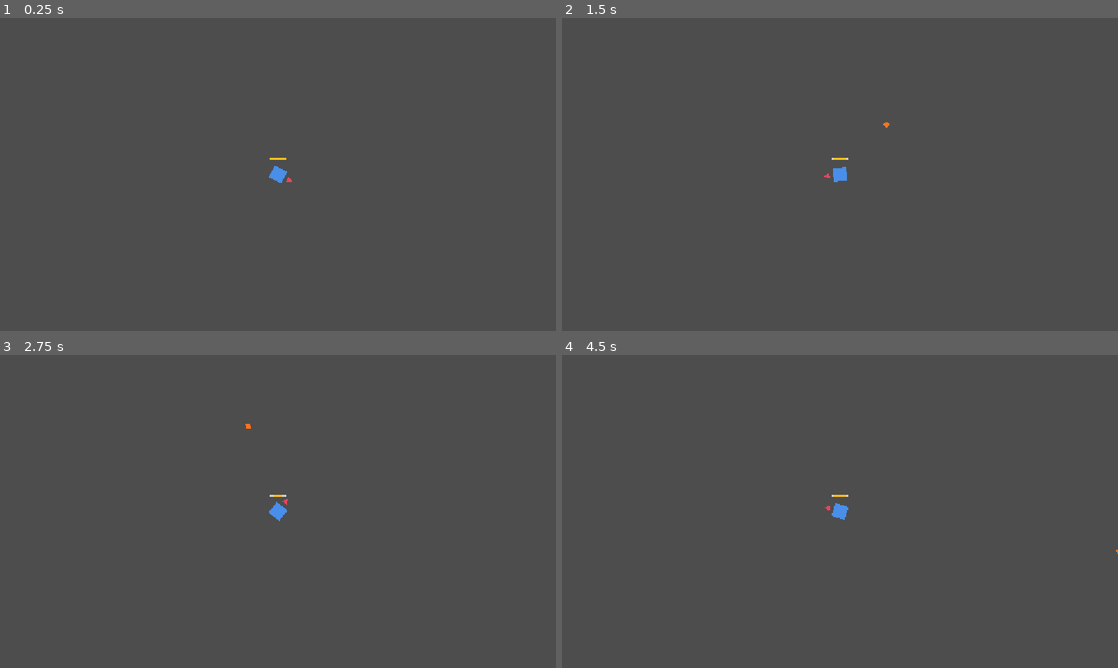
Above: before the commit, frames 1-4 (two rows, left to right).
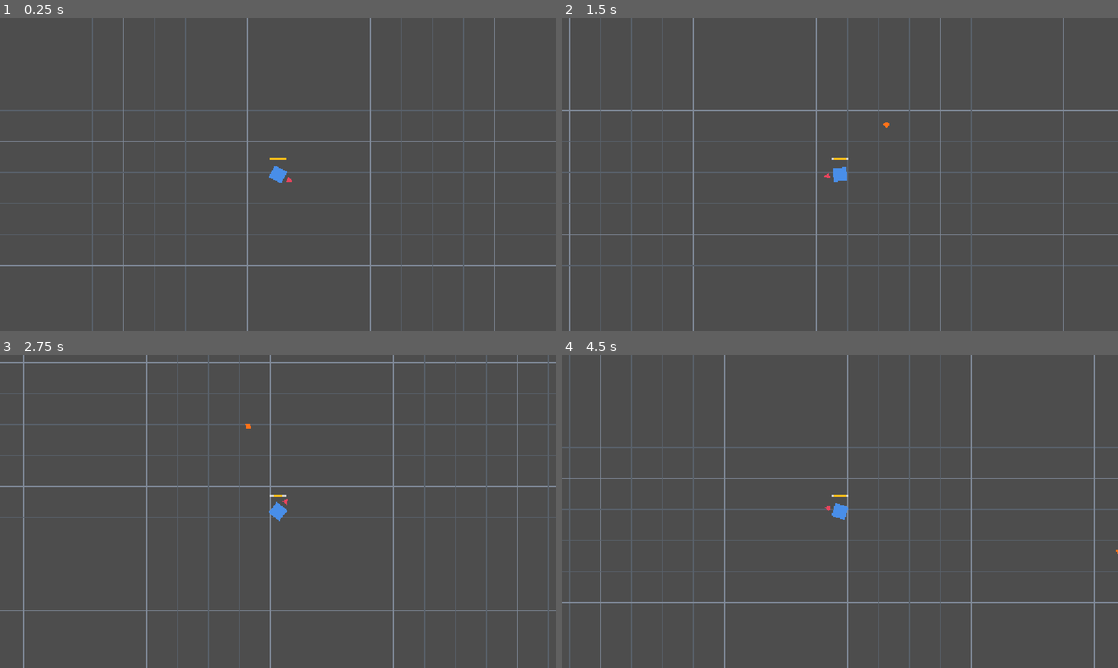
Above: after the commit, the same moments.

Repository: BestestGameStudio/gangU
Game: Godot game, scene res://scenes/main.tscn
Two runs of this game, one before a commit and one after it. Both use one fixed random seed, a clock stepped at 60 frames per second and the inputs below.
Inputs (mouse positions are in pixels of both pictures, inside the frame that each line leads up to):
- Up to frame 1 (0.25 s): no input
- Up to frame 2 (1.5 s): tap Enter at 0.5 s; move the mouse to (962, 158) at 0.52 s; hold D (move_right) 0.53-1.28 s; tap Space (cast) at 0.6, 1.25, 1.35 s; move the mouse to (728, 190) at 1.27 s; hold S (move_down) from 1.28 s (still down)
- Up to frame 3 (2.75 s): tap Enter at 2 s; move the mouse to (333, 442) at 2.02 s; release S (move_down) at 2.03 s; hold D (move_right) from 2.03 s (still down); tap Space (cast) at 2.1 s
- Up to frame 4 (4.5 s): tap Space (cast) at 2.75, 2.85, 3.6, 4.25, 4.35 s; move the mouse to (812, 574) at 2.77 s; release D (move_right) at 2.78 s; hold W (move_up) 2.78-3.53 s; tap Enter at 3.5 s; move the mouse to (1006, 558) at 3.52 s; hold A (move_left) from 3.53 s (still down); move the mouse to (673, 464) at 4.27 s

The runs differ from the first frame. In frame 1, 3.8% of the frame differs, in the area x 0-100%, y 0-100%; in frame 2, 4.3%; in frame 3, 4.7%; in frame 4, 4.4%.

Commit message:
Initialize BackgroundGrid for scene management
Added a BackgroundGrid node for camera-follow visibility.

Diff:
--- a/scripts/main.gd
+++ b/scripts/main.gd
@@ -1,6 +1,13 @@
 extends Node2D
 ## gangU entry scene. Boots the game; scene flow (hub <-> dungeon) will be
-## managed from here by the hub/gate issues (#7/#9). Kept intentionally empty.
+## managed from here by the hub/gate issues (#7/#9).
+## #20: a BackgroundGrid child gives a world-space reference so camera-follow
+## movement is visible. Pure background (z_index -100), behind the Player,
+## no gameplay interaction.
 
 func _ready() -> void:
 	print("gangU booted OK")
+	var grid := BackgroundGrid.new()
+	grid.name = "BackgroundGrid"
+	add_child(grid)
+	move_child(grid, 0)
